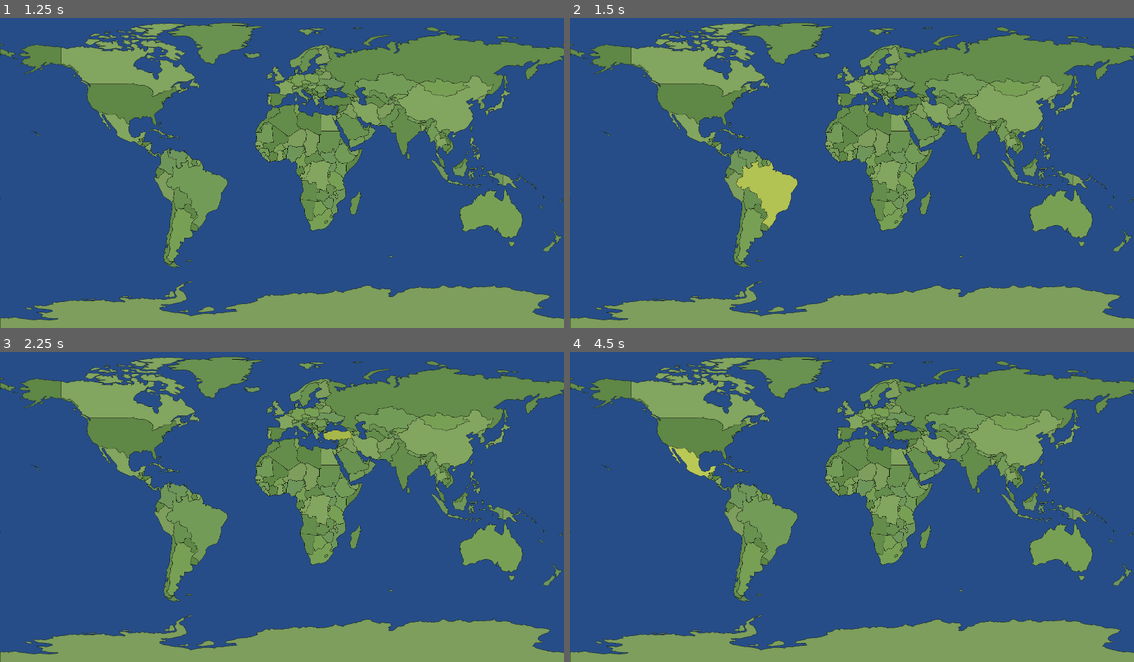
Above: before the commit, frames 1-4 (two rows, left to right).
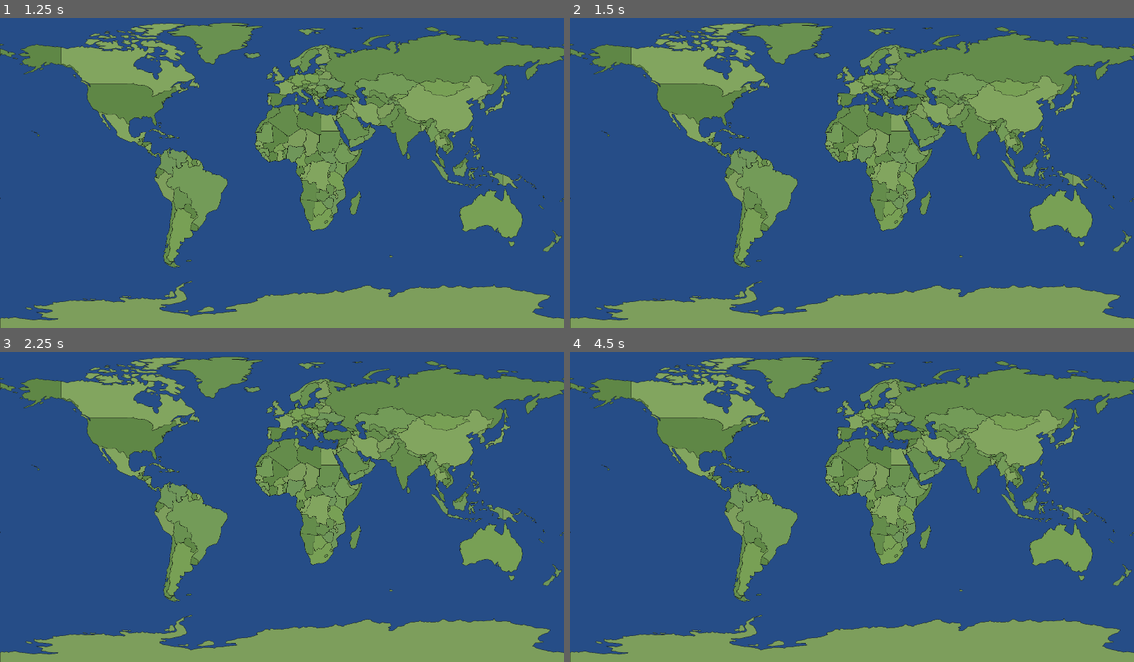
Above: after the commit, the same moments.

Repository: LegaMilolon/BeitiaJuegoMundialLegariaGeretto
Game: Godot game, scene res://escenas/Principal.tscn
Two runs of this game, one before a commit and one after it. Both use one fixed random seed, a clock stepped at 60 frames per second and the inputs below.
Inputs (mouse positions are in pixels of both pictures, inside the frame that each line leads up to):
- Up to frame 1 (1.25 s): tap Enter at 0.5 s; move the mouse to (406, 154) at 0.52 s; click (406, 154) at 0.67 s
- Up to frame 2 (1.5 s): tap Space at 1.25 s; move the mouse to (739, 185) at 1.27 s; click (739, 185) at 1.42 s
- Up to frame 3 (2.25 s): tap Enter at 2 s; move the mouse to (338, 435) at 2.02 s; click (338, 435) at 2.17 s
- Up to frame 4 (4.5 s): tap Space at 2.75, 4.25 s; move the mouse to (823, 565) at 2.77 s; click (823, 565) at 2.92 s; tap Enter at 3.5 s; move the mouse to (1021, 550) at 3.52 s; click (1021, 550) at 3.67 s; move the mouse to (682, 457) at 4.27 s; click (682, 457) at 4.42 s

Frame 1 is identical in both runs. In frame 2, 1.1% of the frame differs, in the area x 29-41%, y 46-68%; in frame 3, 0.1%; in frame 4, 0.3%.

Commit message:
fix: CollisionPolygon2D en modo SEGMENTS para evitar error de descomposicion convexa

Diff:
--- a/scripts/principal.gd
+++ b/scripts/principal.gd
@@ -73,6 +73,7 @@
 
 	var colision = CollisionPolygon2D.new()
 	colision.polygon = pts
+	colision.build_mode = CollisionPolygon2D.BUILD_SEGMENTS
 	nodo_pais.add_child(colision)
 
 	var linea = Line2D.new()
